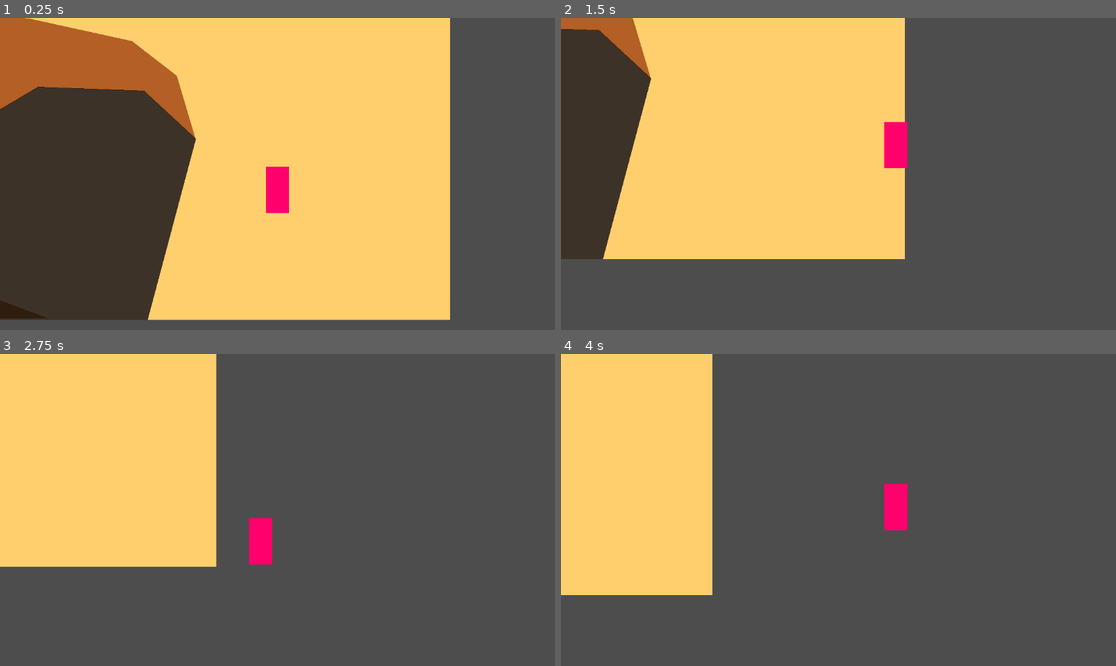
Above: before the commit, frames 1-4 (two rows, left to right).
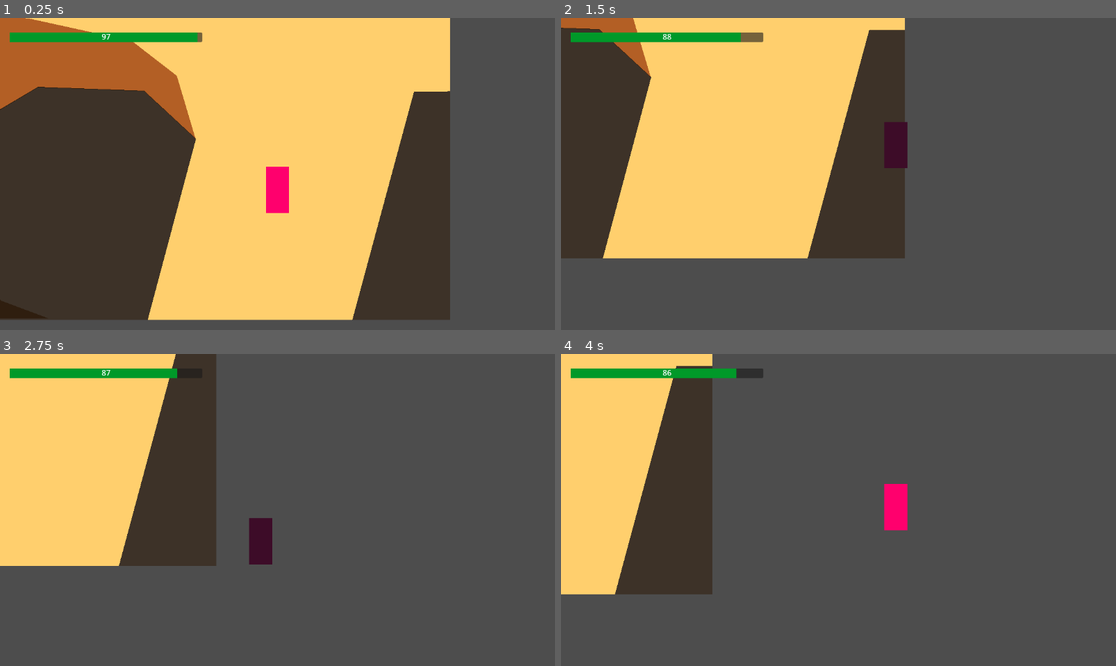
Above: after the commit, the same moments.

Repository: Niimphu/NewbieGameJam2023
Game: Godot game, scene res://Levels/Level_1.tscn
Two runs of this game, one before a commit and one after it. Both use one fixed random seed, a clock stepped at 60 frames per second and the inputs below.
Inputs:
- Up to frame 1 (0.25 s): no input
- Up to frame 2 (1.5 s): hold D (move_right) from 0.53 s (still down); tap Space (jump) at 0.77 s
- Up to frame 3 (2.75 s): tap Space (jump) at 1.52 s; release D (move_right) at 2.03 s; hold A (move_left) from 2.03 s (still down)
- Up to frame 4 (4 s): release A (move_left) at 2.78 s; hold D (move_right) from 2.78 s (still down); tap Space (jump) at 3.02, 3.77 s

The runs differ from the first frame. In frame 1, 10% of the frame differs, in the area x 1-82%, y 4-97%; in frame 2, 10%, in the area x 0-63%, y 0-78%; in frame 3, 10%; in frame 4, 9.8%.

Commit message:
Added player health bar and direct sunlight detection
The system for the direct sunlight isn't perfect but it is mostly functional. I will need to make some further changes soon. The DirectSunlightManager will automatically generate the ShapeCast2D nodes for every shadow in the scene. I also created the PlayerStatManager which will contain all of the player's stat information.

Diff:
--- a/Characters/Player/Player.tscn
+++ b/Characters/Player/Player.tscn
@@ -1,10 +1,13 @@
-[gd_scene load_steps=4 format=3 uid="uid://86i5b4bp1hry"]
+[gd_scene load_steps=5 format=3 uid="uid://86i5b4bp1hry"]
 
 [ext_resource type="Script" path="res://Characters/Player/Player.gd" id="1_cg0yb"]
 [ext_resource type="Texture2D" uid="uid://baxai2pm6non2" path="res://Textures/16x16_white.png" id="1_l7vhe"]
 
 [sub_resource type="RectangleShape2D" id="RectangleShape2D_o6vtc"]
 size = Vector2(48, 96)
+
+[sub_resource type="RectangleShape2D" id="RectangleShape2D_fxoem"]
+size = Vector2(2, 10)
 
 [node name="Player" type="CharacterBody2D"]
 script = ExtResource("1_cg0yb")
@@ -17,3 +20,42 @@
 
 [node name="CollisionShape2D" type="CollisionShape2D" parent="."]
 shape = SubResource("RectangleShape2D_o6vtc")
+
+[node name="ShadowCheckingAreas" type="Node2D" parent="."]
+metadata/_edit_lock_ = true
+
+[node name="ShadowCheckAreaBottomLeft" type="Area2D" parent="ShadowCheckingAreas"]
+position = Vector2(-24, 43)
+collision_layer = 16384
+metadata/_edit_lock_ = true
+
+[node name="ShadowCheckShape" type="CollisionShape2D" parent="ShadowCheckingAreas/ShadowCheckAreaBottomLeft"]
+shape = SubResource("RectangleShape2D_fxoem")
+metadata/_edit_lock_ = true
+
+[node name="ShadowCheckAreaBottomRight" type="Area2D" parent="ShadowCheckingAreas"]
+position = Vector2(24, 43)
+collision_layer = 16384
+metadata/_edit_lock_ = true
+
+[node name="ShadowCheckShape" type="CollisionShape2D" parent="ShadowCheckingAreas/ShadowCheckAreaBottomRight"]
+shape = SubResource("RectangleShape2D_fxoem")
+metadata/_edit_lock_ = true
+
+[node name="ShadowCheckAreaTopLeft" type="Area2D" parent="ShadowCheckingAreas"]
+position = Vector2(-24, -43)
+collision_layer = 16384
+metadata/_edit_lock_ = true
+
+[node name="ShadowCheckShape" type="CollisionShape2D" parent="ShadowCheckingAreas/ShadowCheckAreaTopLeft"]
+shape = SubResource("RectangleShape2D_fxoem")
+metadata/_edit_lock_ = true
+
+[node name="ShadowCheckAreaTopRight" type="Area2D" parent="ShadowCheckingAreas"]
+position = Vector2(24, -43)
+collision_layer = 16384
+metadata/_edit_lock_ = true
+
+[node name="ShadowCheckShape" type="CollisionShape2D" parent="ShadowCheckingAreas/ShadowCheckAreaTopRight"]
+shape = SubResource("RectangleShape2D_fxoem")
+metadata/_edit_lock_ = true
--- /dev/null
+++ b/Characters/Player/PlayerStatManager.gd
@@ -0,0 +1,20 @@
+extends Node
+
+signal player_health_changed
+
+const MAX_HEALTH: float = 100
+const SUNLIGHT_DAMAGE_PER_SECOND: float = 10
+const PASSIVE_HEALING_PER_SECOND: float = 5
+
+var health: float
+
+func _ready():
+	health = MAX_HEALTH
+
+func _process(delta):
+	if DirectSunlightManager.player_in_sunlight:
+		health = clampf(health - (SUNLIGHT_DAMAGE_PER_SECOND * delta), 0.0, MAX_HEALTH)
+		emit_signal("player_health_changed")
+	elif health < MAX_HEALTH:
+		health = clampf(health + (PASSIVE_HEALING_PER_SECOND * delta), 0.0, MAX_HEALTH)
+		emit_signal("player_health_changed")
--- /dev/null
+++ b/Characters/Player/UI/HealthBar.gd
@@ -0,0 +1,14 @@
+extends Control
+
+var health_bar_panel: Panel
+var health_label: Label
+
+func _ready():
+	health_bar_panel = get_node_or_null("HealthBar")
+	health_label = get_node_or_null("HealthLabel")
+
+	PlayerStatManager.connect("player_health_changed", _on_player_health_changed)
+
+func _on_player_health_changed():
+	health_bar_panel.scale.x = PlayerStatManager.health / PlayerStatManager.MAX_HEALTH
+	health_label.text = str(roundf(PlayerStatManager.health))
--- /dev/null
+++ b/Characters/Player/UI/HealthBar.tscn
@@ -0,0 +1,54 @@
+[gd_scene load_steps=3 format=3 uid="uid://pxkpj2ulp307"]
+
+[ext_resource type="Script" path="res://Characters/Player/UI/HealthBar.gd" id="1_n1xgf"]
+
+[sub_resource type="StyleBoxFlat" id="StyleBoxFlat_8adix"]
+bg_color = Color(0, 0.6, 0.160784, 1)
+
+[node name="HealthBar" type="Control"]
+layout_mode = 3
+anchors_preset = 8
+anchor_left = 0.5
+anchor_top = 0.5
+anchor_right = 0.5
+anchor_bottom = 0.5
+offset_left = -200.0
+offset_top = -10.0
+offset_right = 200.0
+offset_bottom = 10.0
+grow_horizontal = 2
+grow_vertical = 2
+script = ExtResource("1_n1xgf")
+
+[node name="HealthBarBackground" type="Panel" parent="."]
+layout_mode = 1
+anchors_preset = 15
+anchor_right = 1.0
+anchor_bottom = 1.0
+grow_horizontal = 2
+grow_vertical = 2
+
+[node name="HealthBar" type="Panel" parent="."]
+layout_mode = 1
+anchors_preset = 15
+anchor_right = 1.0
+anchor_bottom = 1.0
+grow_horizontal = 2
+grow_vertical = 2
+theme_override_styles/panel = SubResource("StyleBoxFlat_8adix")
+
+[node name="HealthLabel" type="Label" parent="."]
+layout_mode = 1
+anchors_preset = 8
+anchor_left = 0.5
+anchor_top = 0.5
+anchor_right = 0.5
+anchor_bottom = 0.5
+offset_left = -39.5
+offset_top = -13.0
+offset_right = 39.5
+offset_bottom = 13.0
+grow_horizontal = 2
+grow_vertical = 2
+text = "0"
+horizontal_alignment = 1
--- /dev/null
+++ b/Characters/Player/UI/PlayerUI.tscn
@@ -0,0 +1,18 @@
+[gd_scene load_steps=2 format=3 uid="uid://5vev7xxhbg3f"]
+
+[ext_resource type="PackedScene" uid="uid://pxkpj2ulp307" path="res://Characters/Player/UI/HealthBar.tscn" id="1_u56eb"]
+
+[node name="PlayerUI" type="Control"]
+layout_mode = 3
+anchors_preset = 15
+anchor_right = 1.0
+anchor_bottom = 1.0
+grow_horizontal = 2
+grow_vertical = 2
+
+[node name="HealthBar" parent="." instance=ExtResource("1_u56eb")]
+layout_mode = 1
+offset_left = -548.0
+offset_top = -298.0
+offset_right = -148.0
+offset_bottom = -278.0
--- /dev/null
+++ b/Levels/Environment/DirectSunlightManager.gd
@@ -0,0 +1,86 @@
+extends Node2D
+
+const SHADOW_SHAPE_CAST_DISTANCE: int = 300
+
+var light_occluders: Array[LightOccluder2D]
+var shadow_shape_casts: Array[ShapeCast2D]
+var sun_direction_vector: Vector2
+var player: CharacterBody2D
+var shape_casts_root_node: Node2D
+var level_root_node: Node2D
+
+var player_in_sunlight: bool = false
+
+# TODO: Find a way to detect when the scene changes and call refresh_occluder_polygons()
+
+func _ready():
+	refresh_shadow_detection()
+
+func _process(_delta):
+	check_player_in_shadow()
+
+func refresh_shadow_detection():
+	# Get the angle the sun is facing. Used in the ShapeCast2D calculations
+	var sun_rotation = get_tree().get_first_node_in_group("sun").global_rotation
+	sun_direction_vector = Vector2(-sin(sun_rotation), cos(sun_rotation))
+
+	player = get_tree().get_first_node_in_group("player")
+
+	level_root_node = get_tree().get_first_node_in_group("level_root_node")
+	assert(level_root_node != null, "[DirectSunlightManager] Root Node2D of level is not added to the level_root_node group.")
+
+	shape_casts_root_node = get_tree().get_first_node_in_group("shape_casts_root_node")
+
+	if not shape_casts_root_node:
+		shape_casts_root_node = Node2D.new()
+		shape_casts_root_node.name = "ShadowShapeCasts"
+		level_root_node.add_child(shape_casts_root_node)
+
+	refresh_occluder_polygons()
+	delete_all_shadow_shape_casts()
+	instantiate_shadow_shape_casts()
+
+# Reinitializes the occluder_polygons array with all
+# of the light occluder polygons in the current level
+func refresh_occluder_polygons():
+	light_occluders.clear()
+
+	var shadows_group_nodes = get_tree().get_nodes_in_group("shadows")
+
+	for node in shadows_group_nodes:
+		if node is LightOccluder2D:
+			light_occluders.append(node)
+
+func delete_all_shadow_shape_casts():
+	var shape_casts: Array = get_tree().get_nodes_in_group("shadow_shape_casts")
+
+	if shape_casts.size() == 0:
+		return
+
+	for shape_cast in shape_casts:
+		shape_cast.queue_free()
+
+	shadow_shape_casts.clear()
+
+func instantiate_shadow_shape_casts():
+	for light_occluder in light_occluders:
+		var shape_cast = ShapeCast2D.new()
+		shape_cast.add_to_group("shadow_shape_casts")
+		shape_cast.collide_with_areas = true
+		shape_cast.collision_mask = 0 # Set all collision mask values to false
+		shape_cast.set_collision_mask_value(15, true) # We only want to detect the player
+		shape_cast.shape = ConvexPolygonShape2D.new()
+		shape_cast.shape.points = light_occluder.occluder.polygon
+		shape_cast.global_position = light_occluder.global_position
+		shape_cast.target_position = shape_cast.global_position.normalized() + (sun_direction_vector * SHADOW_SHAPE_CAST_DISTANCE)
+		shadow_shape_casts.append(shape_cast)
+		shape_casts_root_node.add_child(shape_cast)
+
+func check_player_in_shadow():
+	player_in_sunlight = true
+
+	for shadow_shape_cast in shadow_shape_casts:
+		if shadow_shape_cast.is_colliding():
+			if shadow_shape_cast.get_collision_count() == 4: # All four corners of the player's sprite need to be inside the shadow to detect full coverage
+				player_in_sunlight = false
+				break
--- a/Levels/Level_1.tscn
+++ b/Levels/Level_1.tscn
@@ -1,10 +1,14 @@
-[gd_scene load_steps=6 format=3 uid="uid://dj580txvtoe18"]
+[gd_scene load_steps=8 format=3 uid="uid://dj580txvtoe18"]
 
 [ext_resource type="Texture2D" uid="uid://baxai2pm6non2" path="res://Textures/16x16_white.png" id="1_6mjgt"]
 [ext_resource type="PackedScene" uid="uid://86i5b4bp1hry" path="res://Characters/Player/Player.tscn" id="2_lqu6h"]
+[ext_resource type="PackedScene" uid="uid://pxkpj2ulp307" path="res://Characters/Player/UI/HealthBar.tscn" id="3_c4n5p"]
 
 [sub_resource type="OccluderPolygon2D" id="OccluderPolygon2D_nn3ea"]
-polygon = PackedVector2Array(198, 989, 90, 889, -130, 881, -250, 952, -351, 1069, -314, 1205, -208, 1325, -112, 1361)
+polygon = PackedVector2Array(198, 989, 90, 889, -130, 881, -250, 952, -351, 1069, -426, 1361, 96, 1362)
+
+[sub_resource type="OccluderPolygon2D" id="OccluderPolygon2D_hqae0"]
+polygon = PackedVector2Array(90, 889, -189, 891, -316, 1363, 96, 1362)
 
 [sub_resource type="RectangleShape2D" id="RectangleShape2D_3tjkr"]
 size = Vector2(2404, 40.5)
@@ -12,7 +16,7 @@
 [sub_resource type="RectangleShape2D" id="RectangleShape2D_c680m"]
 size = Vector2(40, 659.125)
 
-[node name="Level_1" type="Node2D"]
+[node name="Level_1" type="Node2D" groups=["level_root_node"]]
 
 [node name="TestScenery" type="Node2D" parent="."]
 
@@ -22,7 +26,7 @@
 texture = ExtResource("1_6mjgt")
 metadata/_edit_lock_ = true
 
-[node name="DirectionalLight2D" type="DirectionalLight2D" parent="TestScenery"]
+[node name="Sun" type="DirectionalLight2D" parent="TestScenery" groups=["sun"]]
 position = Vector2(1009, 63)
 rotation = 0.261799
 color = Color(1, 0.662745, 0.278431, 1)
@@ -30,11 +34,16 @@
 shadow_color = Color(0.560784, 0.298039, 0.054902, 0.168627)
 metadata/_edit_lock_ = true
 
-[node name="LightOccluder2D" type="LightOccluder2D" parent="TestScenery"]
+[node name="LightOccluder2D" type="LightOccluder2D" parent="TestScenery" groups=["shadows"]]
 z_index = -1
 position = Vector2(427, -711)
 occluder = SubResource("OccluderPolygon2D_nn3ea")
 metadata/_edit_lock_ = true
+
+[node name="LightOccluder2D2" type="LightOccluder2D" parent="TestScenery" groups=["shadows"]]
+z_index = -1
+position = Vector2(1266, -711)
+occluder = SubResource("OccluderPolygon2D_hqae0")
 
 [node name="CanvasModulate" type="CanvasModulate" parent="TestScenery"]
 color = Color(0.14902, 0.14902, 0.14902, 1)
@@ -57,15 +66,18 @@
 position = Vector2(0, 648)
 
 [node name="Floor" type="CollisionShape2D" parent="Bounds"]
-position = Vector2(1116, 20.75)
+position = Vector2(1082, 23)
 shape = SubResource("RectangleShape2D_3tjkr")
+metadata/_edit_lock_ = true
 
 [node name="WallRight" type="CollisionShape2D" parent="Bounds"]
 position = Vector2(2271, -319)
 shape = SubResource("RectangleShape2D_c680m")
+metadata/_edit_lock_ = true
 
-[node name="Player" parent="." instance=ExtResource("2_lqu6h")]
+[node name="Player" parent="." groups=["player"] instance=ExtResource("2_lqu6h")]
 position = Vector2(794, 351)
+collision_layer = 2
 floor_stop_on_slope = false
 floor_max_angle = 0.872665
 
@@ -79,3 +91,11 @@
 position_smoothing_speed = 100.0
 drag_horizontal_enabled = true
 drag_vertical_enabled = true
+
+[node name="CanvasLayer" type="CanvasLayer" parent="."]
+
+[node name="HealthBar" parent="CanvasLayer" instance=ExtResource("3_c4n5p")]
+offset_left = -556.0
+offset_top = -294.0
+offset_right = -156.0
+offset_bottom = -274.0
--- a/project.godot
+++ b/project.godot
@@ -14,6 +14,11 @@
 run/main_scene="res://Levels/Level_1.tscn"
 config/features=PackedStringArray("4.0", "Forward Plus")
 config/icon="res://icon.svg"
+
+[autoload]
+
+DirectSunlightManager="*res://Levels/Environment/DirectSunlightManager.gd"
+PlayerStatManager="*res://Characters/Player/PlayerStatManager.gd"
 
 [input]
 
@@ -35,6 +40,13 @@
 ]
 }
 
+[layer_names]
+
+2d_physics/layer_1="Ground"
+2d_physics/layer_2="Player"
+2d_physics/layer_3="Enemies"
+2d_physics/layer_15="PlayerShadowDetectionArea"
+
 [rendering]
 
 renderer/rendering_method="gl_compatibility"
